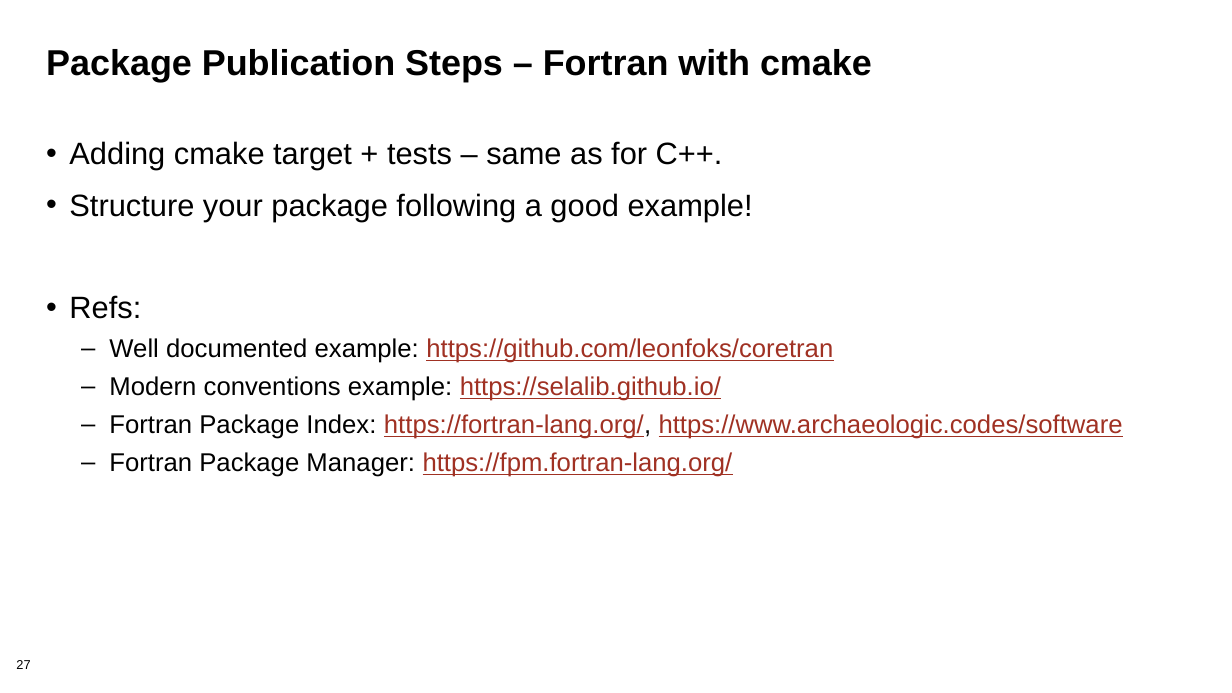
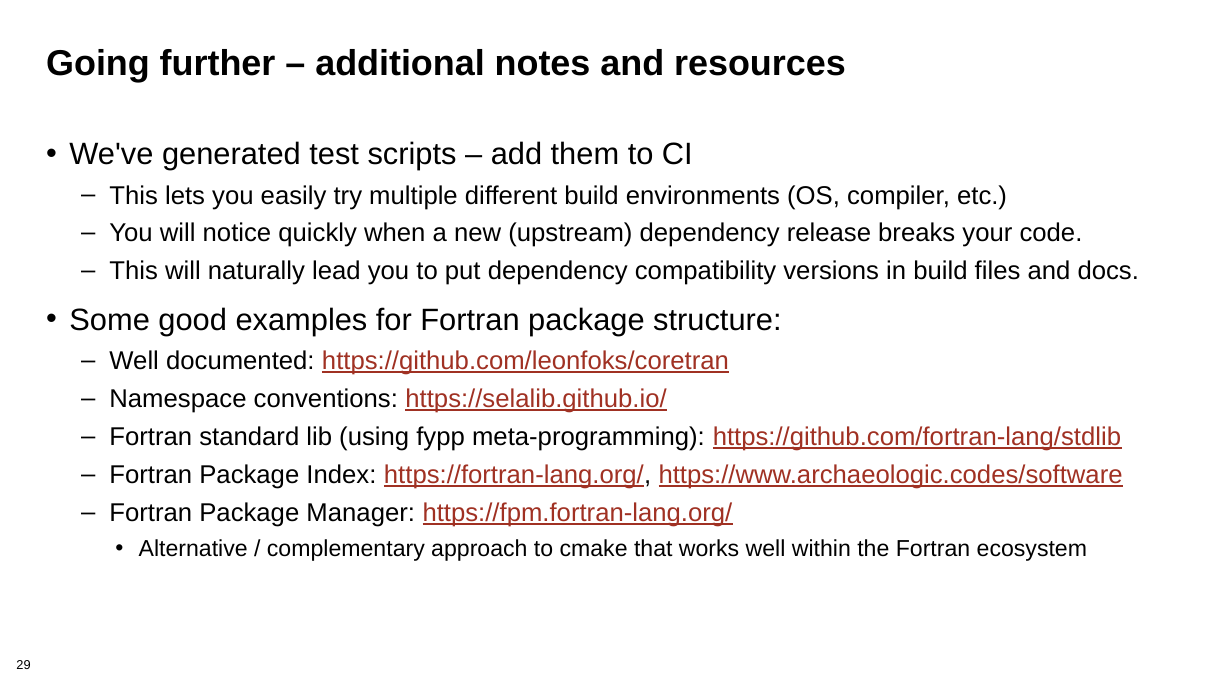
Before and after one commit to bssw-tutorial/presentations, a slide deck: slide 29 of packaging.pptx (slide 27 before the commit). Drawn at 1232x693 pixels with LibreOffice and Linux fonts; fonts in the diff are those of the drawing; background and template pictures are left out. Boxes give left, top, right and bottom in pixels: in the first picture for what was removed or moved away, otherwise in the second. Text is boxed around its words. In the diff, an @@ line names an element or a change of style, - is before the commit and + after.

```diff
--- a/packaging.pptx
+++ b/packaging.pptx
@@ title at <box>46,49,846,82</box>: text changed @@
-Package Publication Steps – Fortran with cmake
+Going further – additional notes and resources
@@ text at <box>69,141,1139,451</box>: text changed @@
-• Adding cmake target + tests – same as for C++.
-• Structure your package following a good example!
-• Refs:
-  – Well documented example: https://github.com/leonfoks/coretran
-  – Modern conventions example: https://selalib.github.io/
+• We've generated test scripts – add them to CI
+  – This lets you easily try multiple different build environments (OS, compiler, etc.)
+  – You will notice quickly when a new (upstream) dependency release breaks your code.
+  – This will naturally lead you to put dependency compatibility versions in build files and docs.
+• Some good examples for Fortran package structure:
+  – Well documented: https://github.com/leonfoks/coretran
+  – Namespace conventions: https://selalib.github.io/
+  – Fortran standard lib (using fypp meta-programming): https://github.com/fortran-lang/stdlib
@@ text at <box>139,539,1087,561</box>: paragraph added @@
+    • Alternative / complementary approach to cmake that works well within the Fortran ecosystem
@@ page number at <box>16,660,30,669</box>: text changed @@
-27
+29
```
Also in this commit, not shown: 17 other slides changed, 2 slides added, 1 other file.
